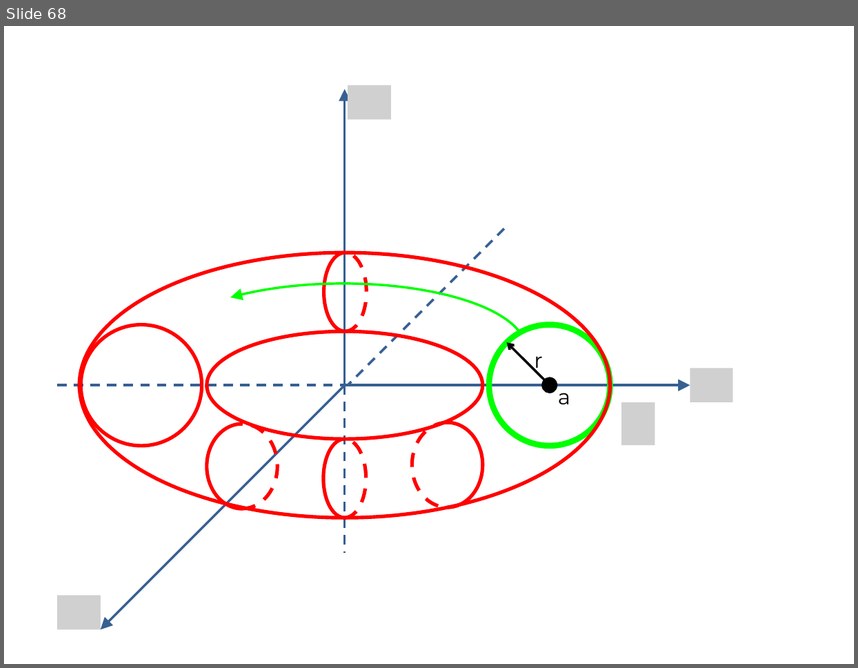
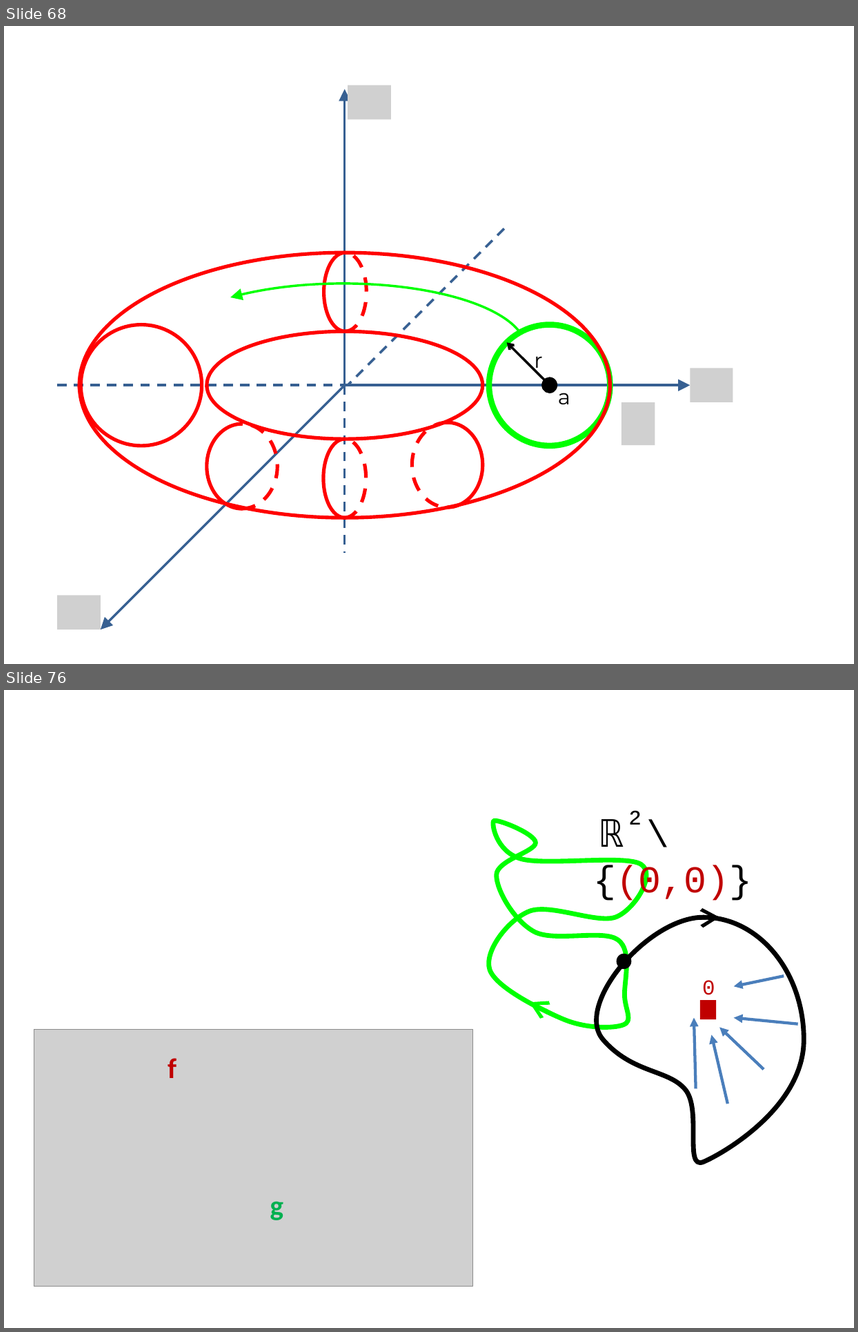
Before and after one commit to lutteropp/GeoTopo, a slide deck: images/Bilder.pptx. Shown one above the other, each under a label of ours: slide 68 before the commit, slides 68 and 76 after it; the slides between them are not shown. The pictures are 858x668 and 858x1332 pixels, drawn with LibreOffice and Linux fonts; fonts in the diff are those of the drawing; grey boxes stand for pictures. Boxes give left, top, right and bottom in pixels: in the first picture for what was removed or moved away, otherwise in the second. Text is boxed around its words. In the diff, an @@ line names an element or a change of style, - is before the commit and + after.

```diff
--- a/images/Bilder.pptx
+++ b/images/Bilder.pptx
@@ slide 76 added at (x1=4, y1=690, x2=854, y2=1328), background #FFFFFF @@
@@ text added at (x1=625, y1=810, x2=645, y2=825), 28 pt, text #000000 @@
+²
@@ freeform shape added at (x1=488, y1=821, x2=646, y2=1027), outline #00FF00 4 pt @@
@@ text added at (x1=593, y1=819, x2=752, y2=903), 32 pt, text #C00000 @@
+ℝ \{(0,0)}
@@ freeform shape added at (x1=597, y1=917, x2=804, y2=1163), outline #000000 4 pt @@
@@ arrow added from (704, 918) to (720, 917), #000000 3 pt @@
@@ ellipse added at (x1=616, y1=954, x2=631, y2=969), fill #000000 @@
@@ arrow added from (784, 976) to (734, 986), #4B7EBC 2.5 pt @@
@@ text added at (x1=702, y1=980, x2=715, y2=1000), 18 pt, text #C00000 @@
+0
@@ arrow added from (564, 1019) to (529, 1002), #00FF00 3 pt @@
@@ arrow added from (696, 1089) to (694, 1017), #4B7EBC 2.5 pt @@
@@ rectangle added at (x1=700, y1=1000, x2=716, y2=1020), fill #C00000 @@
@@ arrow added from (798, 1024) to (734, 1017), #4B7EBC 2.5 pt @@
@@ picture added at (x1=34, y1=1029, x2=473, y2=1286) @@
@@ arrow added from (727, 1103) to (711, 1034), #4B7EBC 2.5 pt @@
@@ arrow added from (764, 1069) to (720, 1027), #4B7EBC 2.5 pt @@
@@ text added at (x1=168, y1=1058, x2=176, y2=1078), 24 pt, text #C00000, bold @@
+f
@@ text added at (x1=270, y1=1201, x2=283, y2=1220), 24 pt, text #00B050, bold @@
+g
```
Also in this commit, not shown: 9 other slides added, 24 other files.
